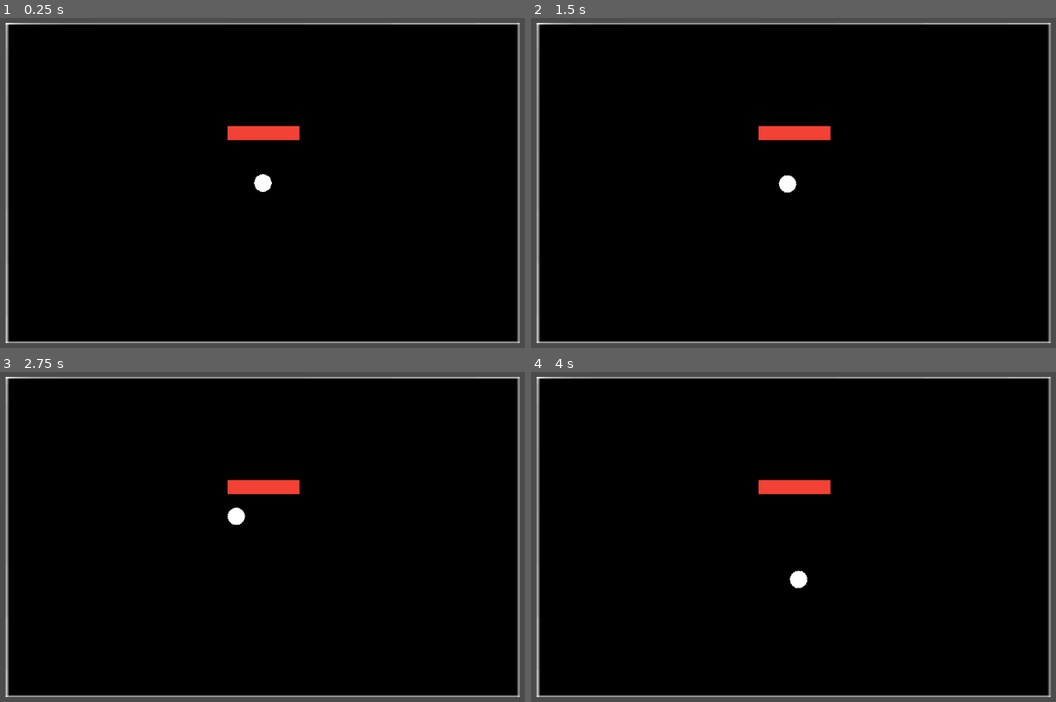
Above: before the commit, frames 1-4 (two rows, left to right).
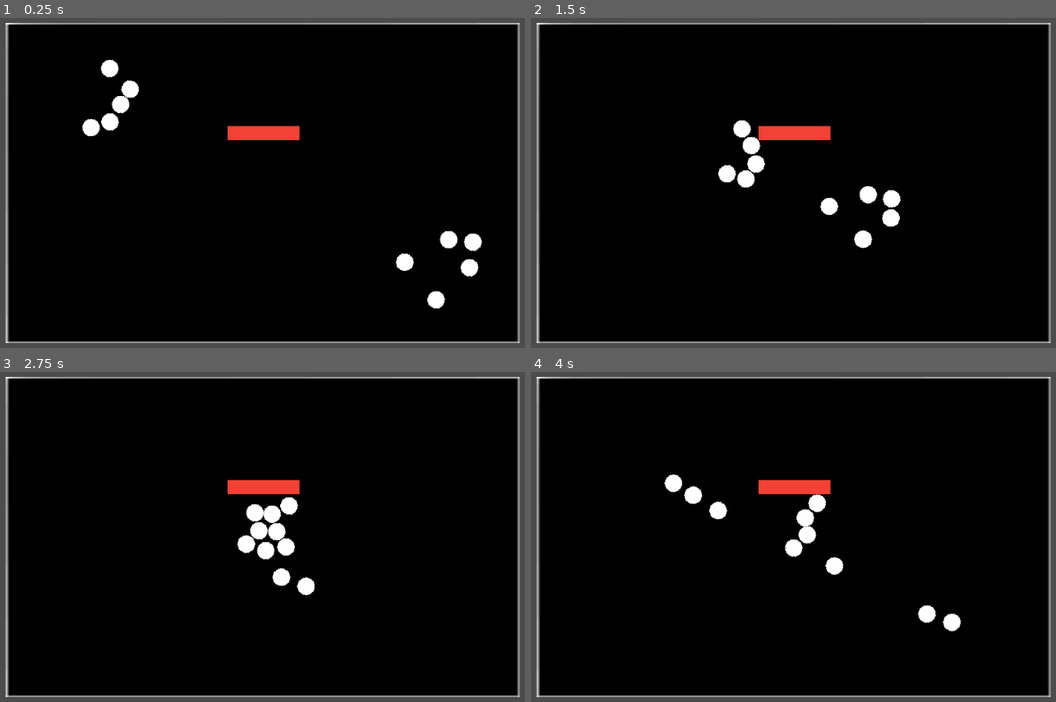
Above: after the commit, the same moments.

Repository: sisipun/CybersportManager
Game: Godot game, scene res://script/ui.tscn
Same seed, same stepped clock (60 frames per second), same inputs: the game is played once before the commit and once after it.
Inputs (mouse positions are in pixels of both pictures, inside the frame that each line leads up to):
- Up to frame 1 (0.25 s): no input
- Up to frame 2 (1.5 s): click (793, 183) at 0.67 s; move the mouse to (662, 202) at 1.27 s; click (662, 202) at 1.42 s
- Up to frame 3 (2.75 s): move the mouse to (330, 451) at 2.02 s; click (330, 451) at 2.17 s
- Up to frame 4 (4 s): move the mouse to (762, 612) at 2.77 s; click (762, 612) at 2.92 s; move the mouse to (993, 593) at 3.52 s; click (993, 593) at 3.67 s

The runs differ from the first frame. In frame 1, 1.6% of the frame differs, in the area x 15-92%, y 12-89%; in frame 2, 1.6%; in frame 3, 1.6%, in the area x 43-61%, y 37-68%; in frame 4, 1.6%.

Commit message:
Player controller controll players + spawn players on starting positions

Diff:
--- a/game/project.godot
+++ b/game/project.godot
@@ -12,12 +12,27 @@
 "base": "Node",
 "class": "BaseMap",
 "language": "GDScript",
-"path": "res://script/match/base_map.gd"
+"path": "res://script/match/base/map/base_map.gd"
 }, {
 "base": "Node",
 "class": "BaseMatch",
 "language": "GDScript",
-"path": "res://script/match/base_match.gd"
+"path": "res://script/match/base/base_match.gd"
+}, {
+"base": "KinematicBody2D",
+"class": "BasePlayer",
+"language": "GDScript",
+"path": "res://script/match/base/player/base_player.gd"
+}, {
+"base": "Node",
+"class": "BasePlayerController",
+"language": "GDScript",
+"path": "res://script/match/base/player/base_player_controller.gd"
+}, {
+"base": "Resource",
+"class": "BaseStartingPosition",
+"language": "GDScript",
+"path": "res://script/match/base/map/base_starting_position.gd"
 }, {
 "base": "Node",
 "class": "Discipline",
@@ -39,20 +54,35 @@
 "language": "GDScript",
 "path": "res://script/model/player/player_summary_model.gd"
 }, {
-"base": "Area2D",
+"base": "BaseMap",
 "class": "TacticalFpsMap",
 "language": "GDScript",
-"path": "res://script/match/tactical_fps/tactical_fps_map.gd"
+"path": "res://script/match/tactical_fps/map/tactical_fps_map.gd"
 }, {
-"base": "Node",
+"base": "BaseMatch",
 "class": "TacticalFpsMatch",
 "language": "GDScript",
 "path": "res://script/match/tactical_fps/tactical_fps_match.gd"
 }, {
-"base": "KinematicBody2D",
+"base": "BasePlayer",
 "class": "TacticalFpsPlayer",
 "language": "GDScript",
-"path": "res://script/match/tactical_fps/tactical_fps_player.gd"
+"path": "res://script/match/tactical_fps/player/tactical_fps_player.gd"
+}, {
+"base": "BasePlayerController",
+"class": "TacticalFpsPlayerController",
+"language": "GDScript",
+"path": "res://script/match/tactical_fps/player/tactical_fps_player_controller.gd"
+}, {
+"base": "BaseStartingPosition",
+"class": "TacticalFpsStartingPosition",
+"language": "GDScript",
+"path": "res://script/match/tactical_fps/map/tactical_fps_starting_position.gd"
+}, {
+"base": "Node",
+"class": "TacticalFpsTeam",
+"language": "GDScript",
+"path": "res://script/match/tactical_fps/tactical_fps_team.gd"
 }, {
 "base": "Resource",
 "class": "TeamModel",
@@ -67,6 +97,9 @@
 _global_script_class_icons={
 "BaseMap": "",
 "BaseMatch": "",
+"BasePlayer": "",
+"BasePlayerController": "",
+"BaseStartingPosition": "",
 "Discipline": "",
 "OrganizationModel": "",
 "PlayerModel": "",
@@ -74,6 +107,9 @@
 "TacticalFpsMap": "",
 "TacticalFpsMatch": "",
 "TacticalFpsPlayer": "",
+"TacticalFpsPlayerController": "",
+"TacticalFpsStartingPosition": "",
+"TacticalFpsTeam": "",
 "TeamModel": "",
 "TeamSummaryModel": ""
 }
--- /dev/null
+++ b/game/script/match/base/base_match.gd
@@ -0,0 +1,26 @@
+class_name BaseMatch
+extends Node
+
+export (NodePath) onready var map = get_node(map) as BaseMap
+export (PackedScene) var player_controller_scene: PackedScene = null
+export (PackedScene) var player_scene: PackedScene = null
+
+var team_controllers: Dictionary = {}
+
+
+func init(teams: Array, team_players_count: int) -> void:
+	for team in teams:
+		var controller: BasePlayerController = player_controller_scene.instance()
+		controller.init(team)
+		add_child(controller)
+		team_controllers[team] = controller
+
+		for _i in range(team_players_count):
+			var player: BasePlayer = player_scene.instance()
+			player.init(team)
+			map.add_player(player)
+
+
+func _process(_delta: float) -> void:
+	for controller in team_controllers.values():
+		controller.process(map)
--- /dev/null
+++ b/game/script/match/base/map/base_map.gd
@@ -0,0 +1,21 @@
+class_name BaseMap
+extends Node
+
+
+var players: Dictionary = {}
+
+
+func add_player(player: BasePlayer) -> void:
+	if not (players.has(player.team)):
+		players[player.team] = []
+
+	var team_players: Array = players[player.team]
+	var player_position: Vector2 = get_starting_position(player.team, len(team_players))
+	player.position = player_position
+	player.move_to(player_position)
+	add_child(player)
+	team_players.append(player)
+
+
+func get_starting_position(_team: int, _player_number: int) -> Vector2:
+	return Vector2.ZERO
--- /dev/null
+++ b/game/script/match/base/map/base_starting_position.gd
@@ -0,0 +1,9 @@
+class_name BaseStartingPosition
+extends Resource
+
+
+export (Vector2) var position: Vector2 = Vector2.ZERO
+
+
+func get_team() -> int:
+	return -1
--- /dev/null
+++ b/game/script/match/base/player/base_player.gd
@@ -0,0 +1,9 @@
+class_name BasePlayer
+extends KinematicBody2D
+
+
+var team: int = -1
+
+
+func init(_team: int) -> void:
+	team = _team
--- /dev/null
+++ b/game/script/match/base/player/base_player_controller.gd
@@ -0,0 +1,13 @@
+class_name BasePlayerController
+extends Node
+
+
+var team: int = -1
+
+
+func init(_team: int) -> void:
+	team = _team
+
+
+func process(_map: BaseMap) -> void:
+	pass
--- a/game/script/match/base_map.gd
+++ /dev/null
@@ -1,2 +0,0 @@
-class_name BaseMap
-extends Node
--- a/game/script/match/base_match.gd
+++ /dev/null
@@ -1,2 +0,0 @@
-class_name BaseMatch
-extends Node
--- /dev/null
+++ b/game/script/match/tactical_fps/map/blue_starting_position.tres
@@ -0,0 +1,18 @@
+[gd_resource type="Resource" load_steps=2 format=2]
+
+[sub_resource type="GDScript" id=1]
+script/source = "class_name TacticalFpsStartingPosition
+extends BaseStartingPosition
+
+
+export (TacticalFpsTeam.Side) var team: int = -1 setget , get_team
+
+
+func get_team() -> int:
+	return team
+"
+
+[resource]
+script = SubResource( 1 )
+position = Vector2( 300, 150 )
+team = 1
--- /dev/null
+++ b/game/script/match/tactical_fps/map/red_starting_position.tres
@@ -0,0 +1,18 @@
+[gd_resource type="Resource" load_steps=2 format=2]
+
+[sub_resource type="GDScript" id=1]
+script/source = "class_name TacticalFpsStartingPosition
+extends BaseStartingPosition
+
+
+export (TacticalFpsTeam.Side) var team: int = -1 setget , get_team
+
+
+func get_team() -> int:
+	return team
+"
+
+[resource]
+script = SubResource( 1 )
+position = Vector2( -300, -150 )
+team = 0
--- /dev/null
+++ b/game/script/match/tactical_fps/map/tactical_fps_map.gd
@@ -0,0 +1,20 @@
+class_name TacticalFpsMap
+extends BaseMap
+
+
+export (Array, Resource) var starting_positions: Array = []
+export (int) var players_circle_radius: int = 50
+
+var team_starting_positions: Dictionary = {}
+
+
+func _ready() -> void:
+	for starting_position in starting_positions:
+		team_starting_positions[starting_position.team] = starting_position
+
+
+func get_starting_position(team: int, player_number: int) -> Vector2:
+	var y: int = (player_number + 1) * 10 * ((randi() % 2 ) * 2 - 1)
+	var x: int = int(sqrt(players_circle_radius * players_circle_radius - y * y)) * ((randi() % 2 ) * 2 - 1)
+	var player_offset: Vector2 = Vector2(x, y)
+	return team_starting_positions[team].position + player_offset
--- a/game/script/match/tactical_fps/tactical_fps_map.tscn
+++ b/game/script/match/tactical_fps/map/tactical_fps_map.tscn
@@ -1,15 +1,16 @@
-[gd_scene load_steps=5 format=2]
+[gd_scene load_steps=6 format=2]
 
 [ext_resource path="res://asset/sprite/map.png" type="Texture" id=1]
-[ext_resource path="res://script/match/tactical_fps/tactical_fps_map.gd" type="Script" id=2]
-[ext_resource path="res://script/match/tactical_fps/tactical_fps_player.tscn" type="PackedScene" id=3]
+[ext_resource path="res://script/match/tactical_fps/map/tactical_fps_map.gd" type="Script" id=2]
+[ext_resource path="res://script/match/tactical_fps/map/blue_starting_position.tres" type="Resource" id=3]
+[ext_resource path="res://script/match/tactical_fps/map/red_starting_position.tres" type="Resource" id=4]
 
 [sub_resource type="RectangleShape2D" id=1]
 extents = Vector2( 400, 250 )
 
 [node name="Map" type="Area2D"]
 script = ExtResource( 2 )
-player_scene = ExtResource( 3 )
+starting_positions = [ ExtResource( 4 ), ExtResource( 3 ) ]
 
 [node name="CollisionShape2D" type="CollisionShape2D" parent="."]
 shape = SubResource( 1 )
@@ -17,5 +18,3 @@
 [node name="Background" type="Sprite" parent="."]
 scale = Vector2( 3.56, 2.22 )
 texture = ExtResource( 1 )
-
-[connection signal="input_event" from="." to="." method="_on_input_event"]
--- /dev/null
+++ b/game/script/match/tactical_fps/map/tactical_fps_starting_position.gd
@@ -0,0 +1,9 @@
+class_name TacticalFpsStartingPosition
+extends BaseStartingPosition
+
+
+export (TacticalFpsTeam.Side) var team: int = TacticalFpsTeam.Side.RED setget , get_team
+
+
+func get_team() -> int:
+	return team
--- a/game/script/match/tactical_fps/tactical_fps_player.gd
+++ b/game/script/match/tactical_fps/player/tactical_fps_player.gd
@@ -1,17 +1,23 @@
 class_name TacticalFpsPlayer
-extends KinematicBody2D
+extends BasePlayer
 
 
-const TARGET_EPSILON = 5
+const TARGET_EPSILON: int = 5
 
 export (float) var speed: float = 150.0
 
 var target: Vector2 = Vector2.ZERO
 
-func _physics_process(delta: float) -> void:
+
+func init(_team: int) -> void:
+	.init(_team)
+
+
+func _physics_process(_delta: float) -> void:
 	var direction: Vector2 = target - position
 	if direction.length() > TARGET_EPSILON:
 		direction = direction.normalized()
+		# warning-ignore:return_value_discarded
 		move_and_slide(speed * direction)
 
 
--- a/game/script/match/tactical_fps/tactical_fps_player.tscn
+++ b/game/script/match/tactical_fps/player/tactical_fps_player.tscn
@@ -1,7 +1,7 @@
 [gd_scene load_steps=4 format=2]
 
 [ext_resource path="res://asset/sprite/player.png" type="Texture" id=1]
-[ext_resource path="res://script/match/tactical_fps/tactical_fps_player.gd" type="Script" id=2]
+[ext_resource path="res://script/match/tactical_fps/player/tactical_fps_player.gd" type="Script" id=2]
 
 [sub_resource type="CircleShape2D" id=1]
 radius = 14.0357
--- /dev/null
+++ b/game/script/match/tactical_fps/player/tactical_fps_player_controller.gd
@@ -0,0 +1,14 @@
+class_name TacticalFpsPlayerController
+extends BasePlayerController
+
+
+func init(_team: int) -> void:
+	.init(_team)
+
+
+func process(map: BaseMap) -> void:
+	var tactical_fps_map: TacticalFpsMap = map as TacticalFpsMap
+	var players: Array = map.players[team]
+	for player in players:
+		var tactical_fps_player: TacticalFpsPlayer = player as TacticalFpsPlayer
+		tactical_fps_player.move_to(tactical_fps_map.team_starting_positions[1 - team].position)
--- /dev/null
+++ b/game/script/match/tactical_fps/player/tactical_fps_player_controller.tscn
@@ -0,0 +1,6 @@
+[gd_scene load_steps=2 format=2]
+
+[ext_resource path="res://script/match/tactical_fps/player/tactical_fps_player_controller.gd" type="Script" id=1]
+
+[node name="Node" type="Node"]
+script = ExtResource( 1 )
--- a/game/script/match/tactical_fps/tactical_fps_map.gd
+++ /dev/null
@@ -1,18 +0,0 @@
-class_name TacticalFpsMap
-extends Area2D
-
-
-export (PackedScene) var player_scene = null
-
-var _current_player: TacticalFpsPlayer = null
-
-
-func _ready() -> void:
-	_current_player = player_scene.instance()
-	_current_player.position = Vector2(0, 0)
-	add_child(_current_player)
-
-
-func _on_input_event(_viewport: Node, event: InputEvent, _shape_idx: int) -> void:
-	if event is InputEventMouseButton and event.is_pressed() and _current_player:
-		_current_player.move_to(to_local((event as InputEventMouseButton).position))
--- a/game/script/match/tactical_fps/tactical_fps_match.gd
+++ b/game/script/match/tactical_fps/tactical_fps_match.gd
@@ -1,2 +1,6 @@
 class_name TacticalFpsMatch
-extends Node
+extends BaseMatch
+
+
+func _ready() -> void:
+	.init(TacticalFpsTeam.Side.values(), 5)
--- /dev/null
+++ b/game/script/match/tactical_fps/tactical_fps_match.tscn
@@ -0,0 +1,14 @@
+[gd_scene load_steps=5 format=2]
+
+[ext_resource path="res://script/match/tactical_fps/tactical_fps_match.gd" type="Script" id=1]
+[ext_resource path="res://script/match/tactical_fps/map/tactical_fps_map.tscn" type="PackedScene" id=2]
+[ext_resource path="res://script/match/tactical_fps/player/tactical_fps_player_controller.tscn" type="PackedScene" id=3]
+[ext_resource path="res://script/match/tactical_fps/player/tactical_fps_player.tscn" type="PackedScene" id=4]
+
+[node name="Match" type="Node2D"]
+script = ExtResource( 1 )
+map = NodePath("Map")
+player_controller_scene = ExtResource( 3 )
+player_scene = ExtResource( 4 )
+
+[node name="Map" parent="." instance=ExtResource( 2 )]
--- /dev/null
+++ b/game/script/match/tactical_fps/tactical_fps_team.gd
@@ -0,0 +1,8 @@
+class_name TacticalFpsTeam
+extends Node
+
+
+enum Side {
+	RED,
+	BLUE
+}
--- a/game/script/ui.tscn
+++ b/game/script/ui.tscn
@@ -1,8 +1,8 @@
 [gd_scene load_steps=4 format=2]
 
 [ext_resource path="res://script/ui.gd" type="Script" id=1]
-[ext_resource path="res://script/match/tactical_fps/tactical_fps_map.tscn" type="PackedScene" id=2]
-[ext_resource path="res://script/match/tactical_fps/tactical_fps_wall.tscn" type="PackedScene" id=3]
+[ext_resource path="res://script/match/tactical_fps/tactical_fps_match.tscn" type="PackedScene" id=2]
+[ext_resource path="res://script/match/tactical_fps/map/tactical_fps_wall.tscn" type="PackedScene" id=3]
 
 [node name="UI" type="Control"]
 anchor_right = 1.0
@@ -17,8 +17,10 @@
 anchor_bottom = 0.5
 mouse_filter = 2
 
-[node name="Map" parent="MapZone" instance=ExtResource( 2 )]
+[node name="Match" parent="MapZone" instance=ExtResource( 2 )]
 
-[node name="Wall" parent="MapZone/Map" instance=ExtResource( 3 )]
+[node name="Wall" parent="MapZone/Match/Map" index="2" instance=ExtResource( 3 )]
 position = Vector2( 1, -78 )
 scale = Vector2( 0.5, 0.1 )
+
+[editable path="MapZone/Match"]
Renamed: game/script/match/tactical_fps/tactical_fps_wall.tscn -> game/script/match/tactical_fps/map/tactical_fps_wall.tscn
